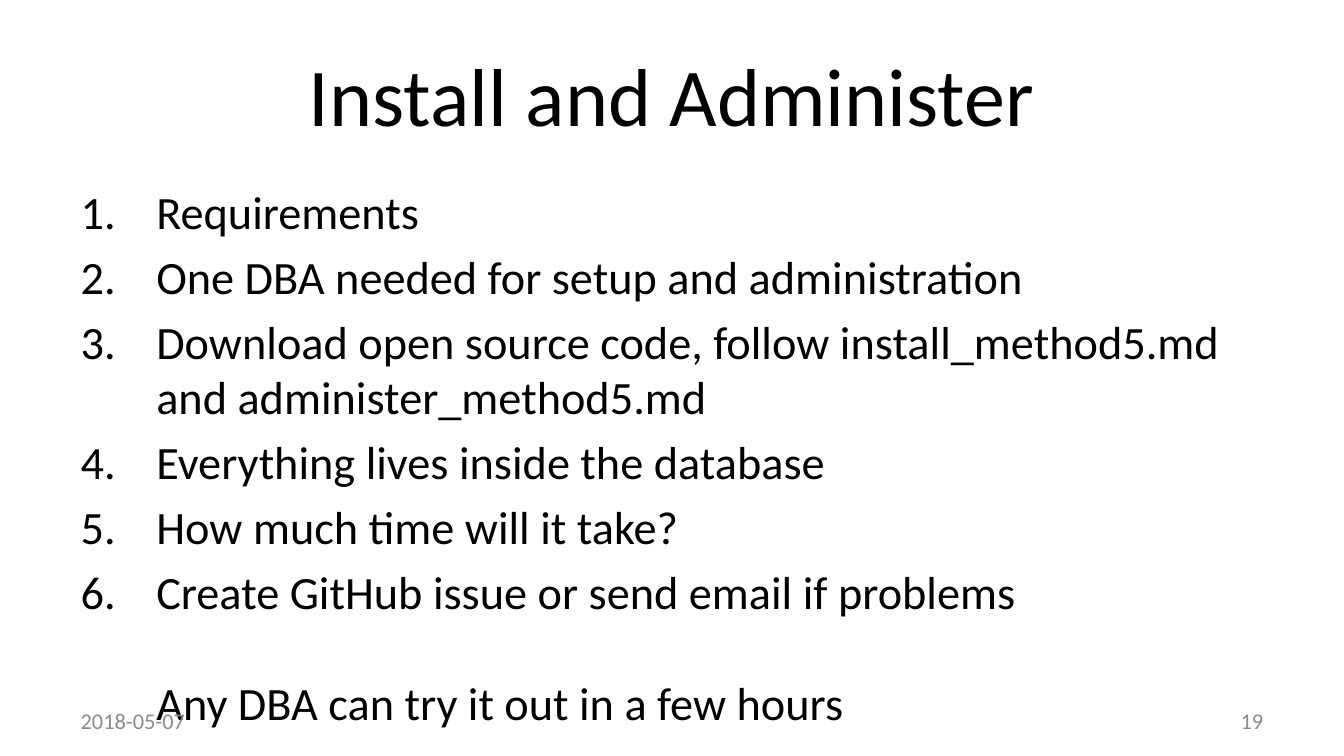
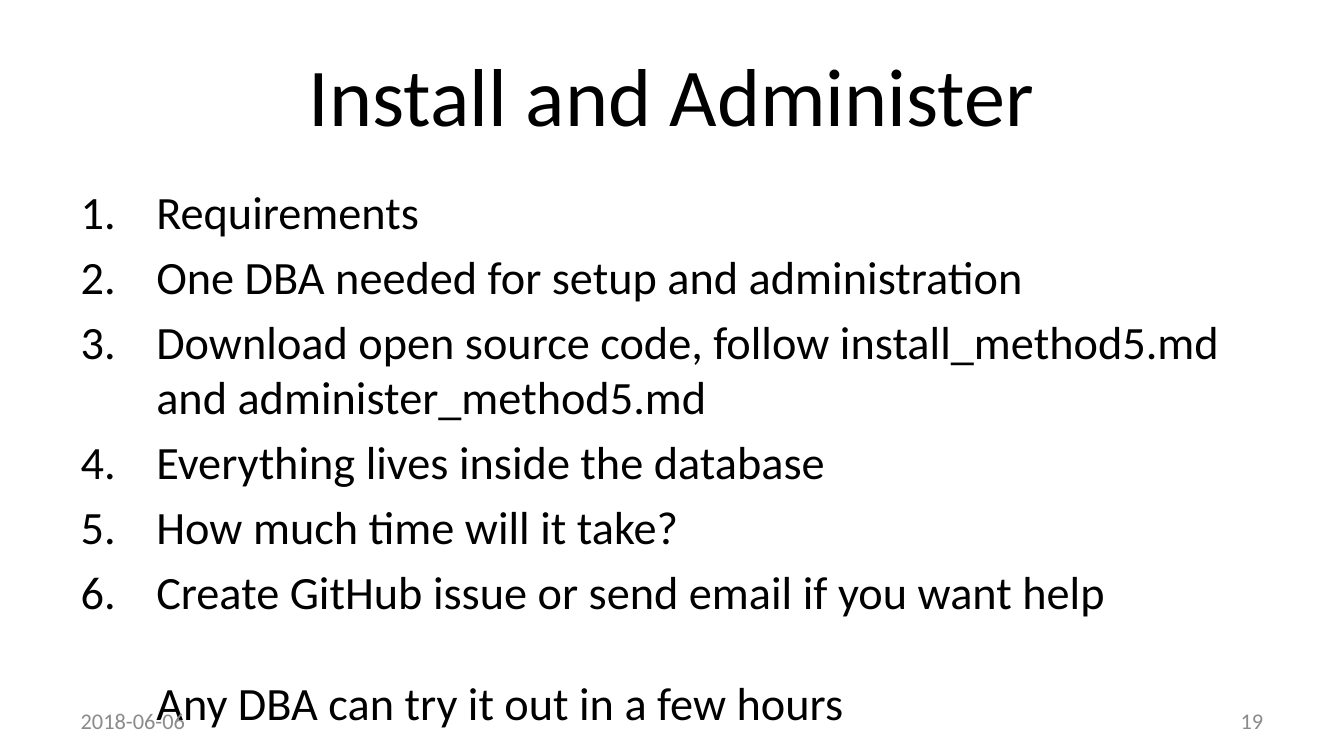
Before and after one commit to method5/method5.github.io, a slide deck: slide 19 of presentations/Method5.pptx. Drawn at 1344x756 pixels with LibreOffice and Linux fonts; fonts in the diff are those of the drawing; background and template pictures are left out. Boxes give left, top, right and bottom in pixels: in the first picture for what was removed or moved away, otherwise in the second. Text is boxed around its words. In the diff, an @@ line names an element or a change of style, - is before the commit and + after.

```diff
--- a/presentations/Method5.pptx
+++ b/presentations/Method5.pptx
@@ text at (156, 577, 1104, 729): text changed @@
-6. Create GitHub issue or send email if problems
-   Any DBA can try it out in a few hours
+6. Create GitHub issue or send email if you want help
+   Any DBA can try it out in a few hours
@@ text at (81, 710, 185, 729): text changed @@
-2018-05-07
+2018-06-06
```
Also in this commit, not shown: 23 other slides changed, 1 slide added, 1 slide removed.
